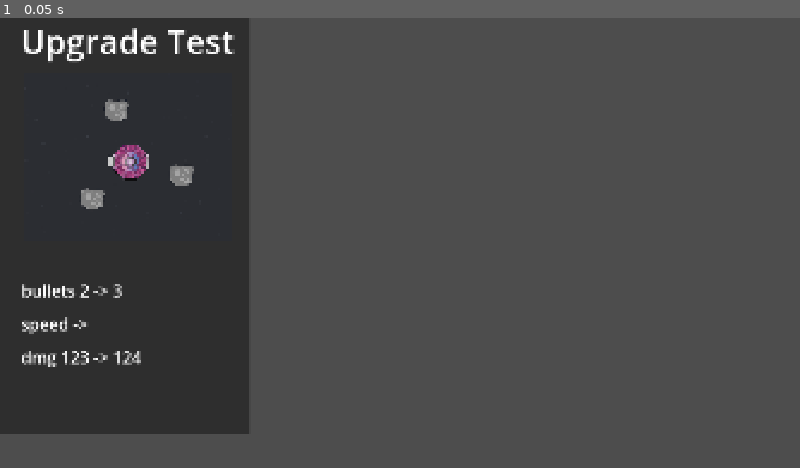
Above: before the commit, frame 1.
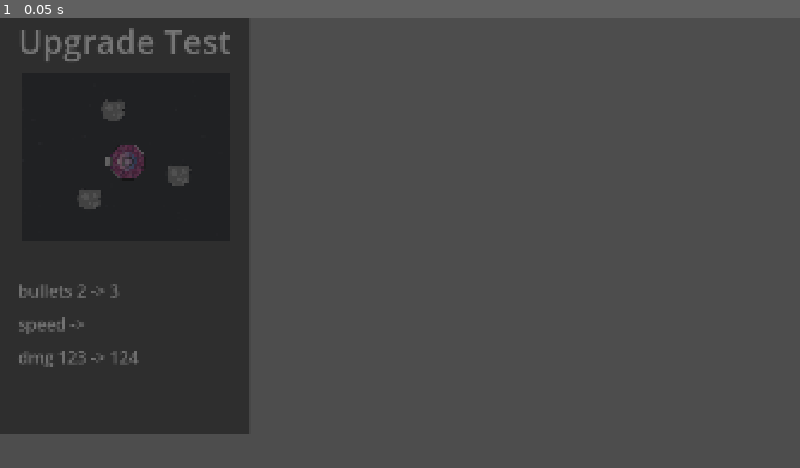
Above: after the commit, the same moment.

Repository: two-sticks-and-a-rock/space-arcade
Game: Godot game, scene res://scenes/upgrade_menu/upgrade_panel.tscn
Same seed, same stepped clock (60 frames per second), same inputs: the game is played once before the commit and once after it. This scene is started directly instead of the project's main scene.
Inputs:
- Up to frame 1 (0.05 s): no input

The runs differ from the first frame. In frame 1, 2.2% of the frame differs, in the area x 2-30%, y 2-78%.

Commit message:
Layout fixes

Diff:
--- a/scenes/upgrade_menu/upgrade_menu.gd
+++ b/scenes/upgrade_menu/upgrade_menu.gd
@@ -52,7 +52,7 @@
 		num_displayed += 1
 
 		# Instantiate an upgrade panel and fill in fields
-		var upgrade_panel : Button = upgrade_panel_scene.instantiate() as Button
+		var upgrade_panel : MarginContainer = upgrade_panel_scene.instantiate()
 
 		upgrade_panel.upgrade_name = possible_upgrade_set.resource_name
 
@@ -62,7 +62,7 @@
 		for component_upgrade in possible_upgrade_set.upgrades:
 			upgrade_panel.mechanics.append(component_upgrade.resource_name)
 
-		var _on_pressed = func():
+		upgrade_panel.on_panel_pressed = func():
 			var weapon = upgrade_set_name_to_weapon[possible_upgrade_set.resource_name]
 			weapon.upgrades += possible_upgrade_set.upgrades
 			possible_upgrade_set.applied = true
@@ -71,9 +71,6 @@
 			if (all_possible_upgrades_length <= 1):
 				hit_max_level = true
 			EventBus.finish_level_up.emit()
-
-
-		upgrade_panel.pressed.connect(_on_pressed)
 
 		h_container.add_child(upgrade_panel)
 
--- a/scenes/upgrade_menu/upgrade_menu.tscn
+++ b/scenes/upgrade_menu/upgrade_menu.tscn
@@ -2,7 +2,7 @@
 
 [ext_resource type="Script" uid="uid://10krp3hhlyh" path="res://scenes/upgrade_menu/upgrade_menu.gd" id="1_vkj85"]
 
-[node name="UpgradeMenu" type="CanvasLayer" unique_id=1940005870]
+[node name="UpgradeMenu" type="CanvasLayer" unique_id=2020442246]
 script = ExtResource("1_vkj85")
 
 [node name="PanelContainer" type="PanelContainer" parent="." unique_id=1536873974]
@@ -15,4 +15,5 @@
 [node name="HBoxContainer" type="HBoxContainer" parent="PanelContainer" unique_id=964065561]
 layout_mode = 2
 size_flags_horizontal = 4
-size_flags_vertical = 4
+theme_override_constants/separation = 15
+alignment = 1
--- a/scenes/upgrade_menu/upgrade_panel.gd
+++ b/scenes/upgrade_menu/upgrade_panel.gd
@@ -1,14 +1,16 @@
-extends Button
+extends MarginContainer
 
 @onready var v_container : VBoxContainer = $VBoxContainer
 @onready var name_label : Label = $VBoxContainer/Name
 @onready var img : TextureRect = $VBoxContainer/Img
+@onready var button : Button = $Button as Button
 
 @onready var mechanic_label_scene : PackedScene = load("res://scenes/upgrade_menu/upgrade_mechanic_label.tscn")
 
 @export var upgrade_name : String
 @export var img_filepath : String
 @export var mechanics : Array[String] = []
+var on_panel_pressed: Callable
 
 func _ready():
 	name_label.text = upgrade_name
@@ -18,3 +20,4 @@
 		var mechanic_label = mechanic_label_scene.instantiate() as Label
 		mechanic_label.text = mechanic
 		v_container.add_child(mechanic_label)
+	button.pressed.connect(on_panel_pressed)
--- a/scenes/upgrade_menu/upgrade_panel.tscn
+++ b/scenes/upgrade_menu/upgrade_panel.tscn
@@ -2,7 +2,7 @@
 
 [ext_resource type="Script" uid="uid://dre2xbusnngrs" path="res://scenes/upgrade_menu/upgrade_panel.gd" id="1_f0mv6"]
 
-[node name="UpgradePanel" type="Button" unique_id=2081176140]
+[node name="UpgradePanel" type="MarginContainer" unique_id=1923112390]
 process_mode = 2
 custom_minimum_size = Vector2(600, 1000)
 offset_right = 600.0
@@ -13,10 +13,7 @@
 mechanics = Array[String](["bullets 2 -> 3", "speed ->", "dmg 123 -> 124"])
 
 [node name="VBoxContainer" type="VBoxContainer" parent="." unique_id=1697429282]
-layout_mode = 0
-offset_left = 50.0
-offset_right = 550.0
-offset_bottom = 1000.0
+layout_mode = 2
 size_flags_horizontal = 4
 theme_override_constants/separation = 25
 
@@ -36,3 +33,6 @@
 layout_mode = 2
 theme_override_colors/font_color = Color(0.62967473, 0.62967473, 0.6296747, 1)
 theme_override_font_sizes/font_size = 30
+
+[node name="Button" type="Button" parent="." unique_id=2011456472]
+layout_mode = 2
